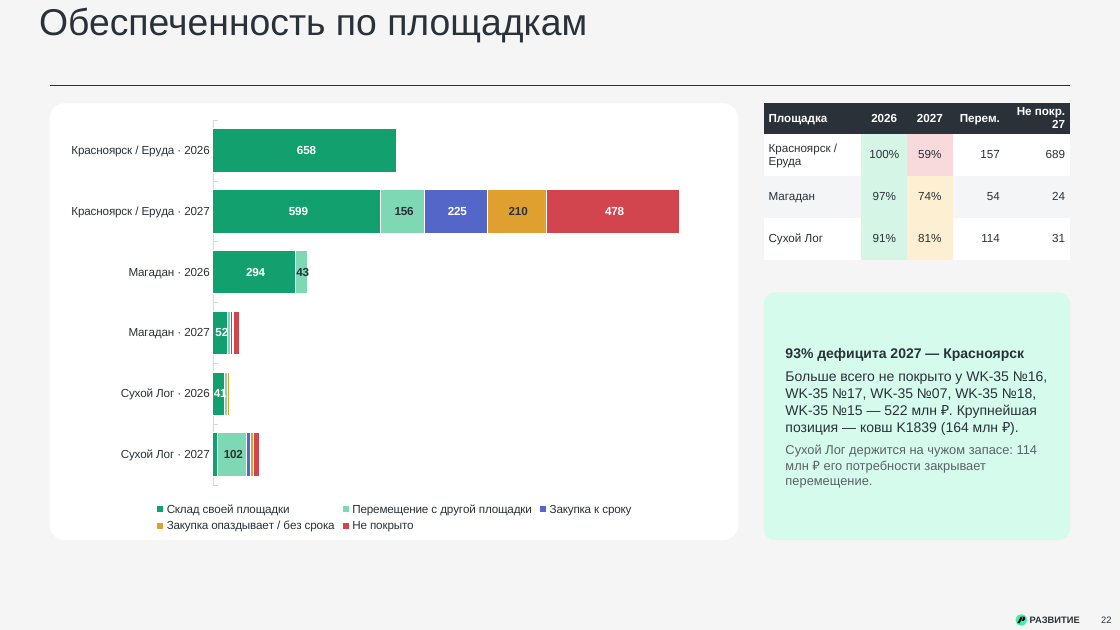
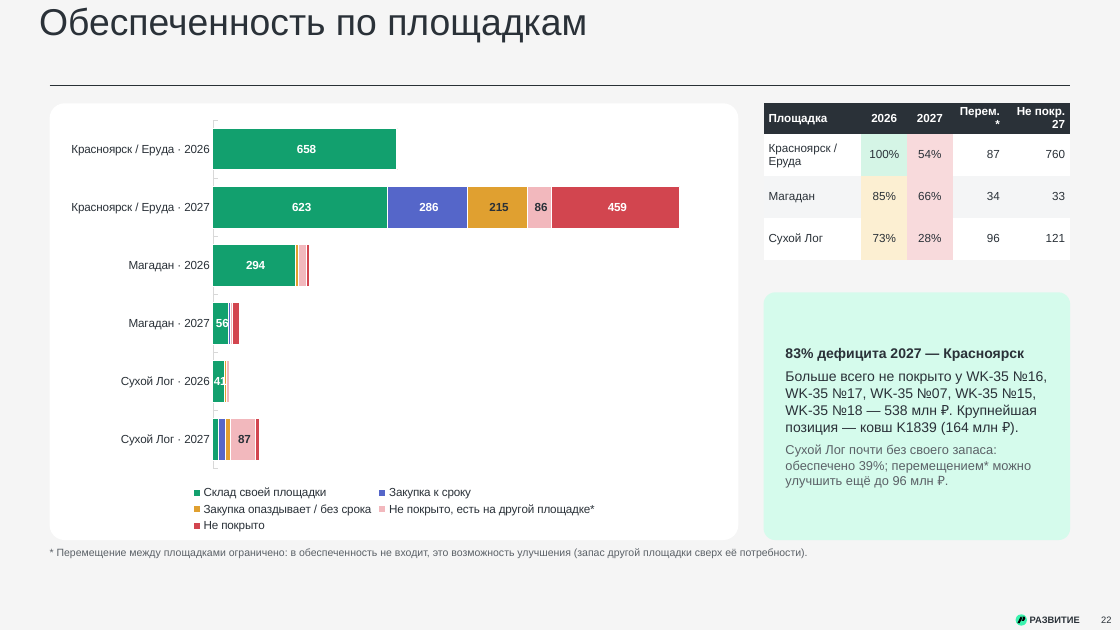
Before and after one commit to victorekuznetsov/TZ, a slide deck: slide 22 of exports/WK_ispolnenie_2024-2026_plan_2027.pptx. Drawn at 1120x630 pixels with LibreOffice and Linux fonts; fonts in the diff are those of the drawing. Boxes give left, top, right and bottom in pixels: in the first picture for what was removed or moved away, otherwise in the second. Text is boxed around its words. In the diff, an @@ line names an element or a change of style, - is before the commit and + after.

```diff
--- a/exports/WK_ispolnenie_2024-2026_plan_2027.pptx
+++ b/exports/WK_ispolnenie_2024-2026_plan_2027.pptx
@@ bar stacked chart at <box>58,112,730,536</box> @@
@@ Склад своей площадки, Красноярск / Еруда · 2027: 599 to 623 @@
@@ Склад своей площадки, Магадан · 2027: 52 to 56 @@
@@ Склад своей площадки, Сухой Лог · 2027: 16 to 19 @@
-Перемещение с другой площадки: 1, 156, 43, 11, 12, 102
+Закупка к сроку: 0, 286, 2, 6, 2, 27
@@ colour of Закупка к сроку #7FD8B4 to #5566C9 @@
@@ data labels of Закупка к сроку changed @@
-Закупка к сроку: 0, 225, 0, 7, 1, 17
+Закупка опаздывает / без срока: 0, 215, 11, 1, 6, 18
@@ colour of Закупка опаздывает / без срока #5566C9 to #E0A030 @@
@@ data labels of Закупка опаздывает / без срока changed @@
-Закупка опаздывает / без срока: 0, 210, 5, 1, 4, 9
+Не покрыто, есть на другой площадке*: 1, 86, 27, 7, 9, 87
@@ colour of Не покрыто, есть на другой площадке* #E0A030 to #F2B8BD @@
@@ data labels of Не покрыто, есть на другой площадке* changed @@
-Не покрыто: 1, 478, 5, 23, 1, 23
+Не покрыто: 1, 459, 12, 25, 0, 16
@@ table at <box>764,103,1070,260</box> @@
-row 1, column 4: Перем.
+row 1, column 4: Перем.*
-row 2: Красноярск / Еруда | 100% | 59% | 157 | 689
+row 2: Красноярск / Еруда | 100% | 54% | 87 | 760
-row 3: Магадан | 97% | 74% | 54 | 24
+row 3: Магадан | 85% | 66% | 34 | 33
-row 4: Сухой Лог | 91% | 81% | 114 | 31
+row 4: Сухой Лог | 73% | 28% | 96 | 121
@@ fill #D5F5E6 to #FCEFD2 in 2 cells @@
@@ fill #FCEFD2 to #F8DADC in 2 cells @@
@@ text in rounded rectangle at <box>785,348,1047,488</box>: text changed @@
-93% дефицита 2027 — Красноярск
-Больше всего не покрыто у WK-35 №16, WK-35 №17, WK-35 №07, WK-35 №18, WK-35 №15 — 522 млн ₽. Крупнейшая позиция — ковш K1839 (164 млн ₽).
-Сухой Лог держится на чужом запасе: 114 млн ₽ его потребности закрывает перемещение.
+83% дефицита 2027 — Красноярск
+Больше всего не покрыто у WK-35 №16, WK-35 №17, WK-35 №07, WK-35 №15, WK-35 №18 — 538 млн ₽. Крупнейшая позиция — ковш K1839 (164 млн ₽).
+Сухой Лог почти без своего запаса: обеспечено 39%; перемещением* можно улучшить ещё до 96 млн ₽.
@@ text added at <box>57,548,808,558</box>, 9 pt, text #5B6167 @@
+* Перемещение между площадками ограничено: в обеспеченность не входит, это возможность улучшения (запас другой площадки сверх её потребности).
```
Also in this commit, not shown: 14 other slides changed, 2 other files.
